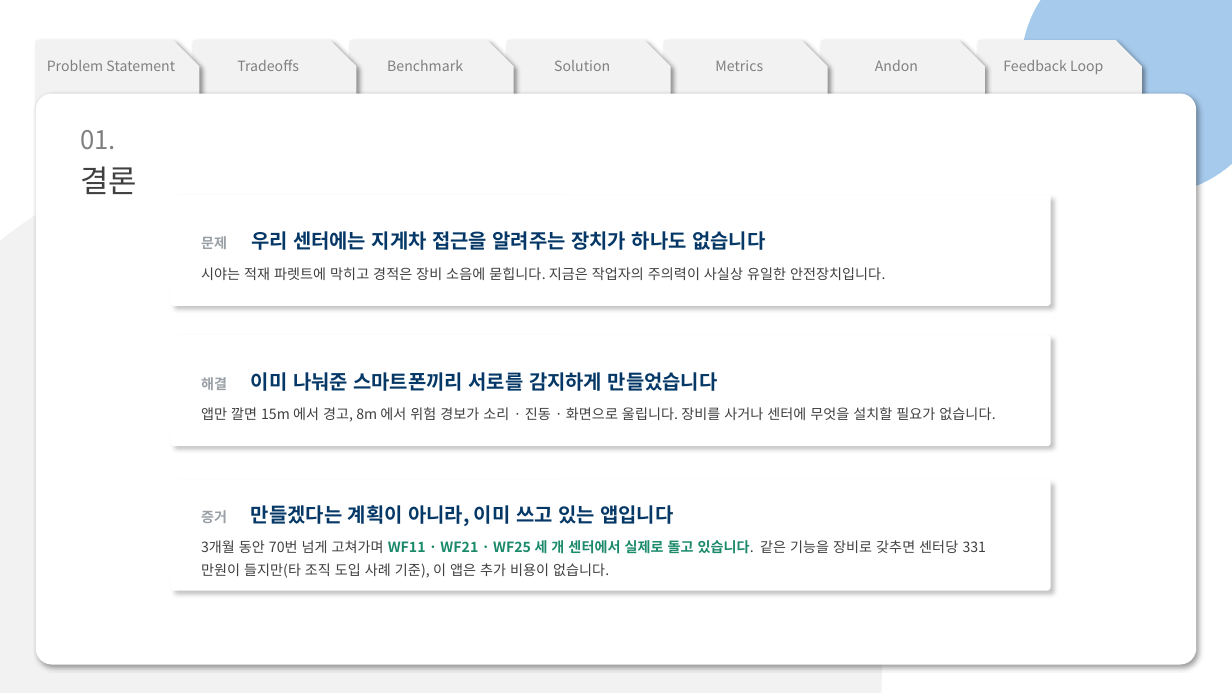
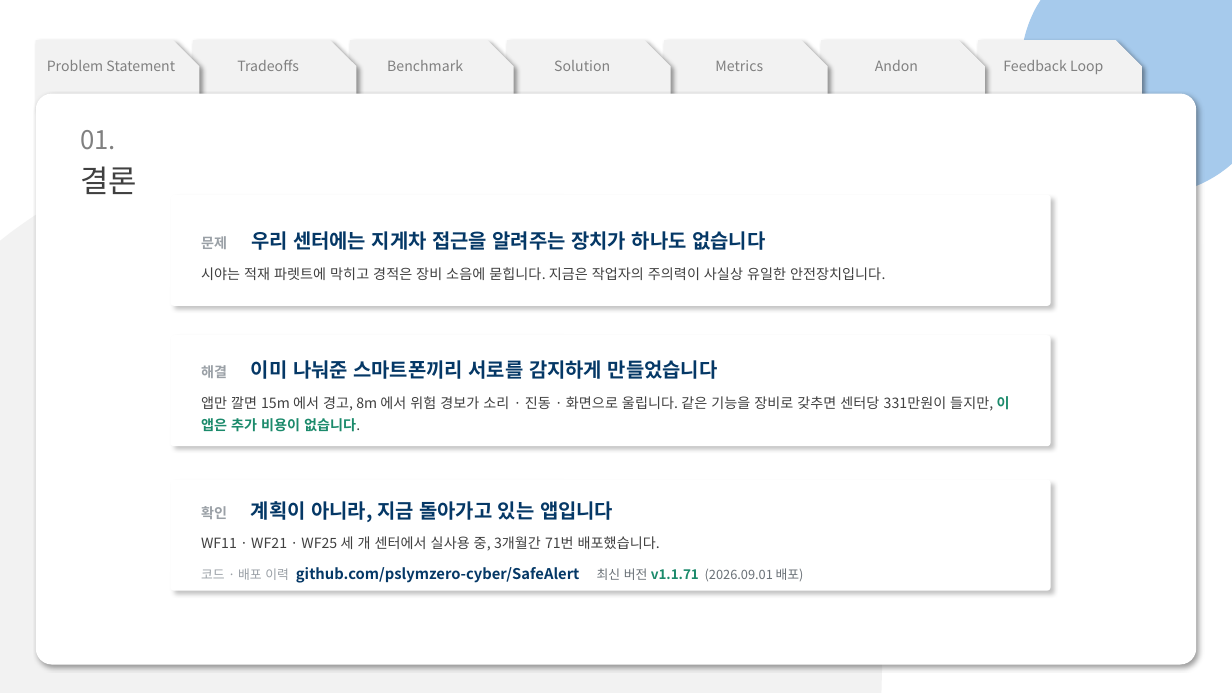
Before and after one commit to pslymzero-cyber/SafeAlert, a slide deck: slide 2 of docs/presentation/contest/SafeAlert_CouSolve_Contest.pptx. Drawn at 1232x693 pixels with LibreOffice and Linux fonts; fonts in the diff are those of the drawing. Boxes give left, top, right and bottom in pixels: in the first picture for what was removed or moved away, otherwise in the second. Text is boxed around its words. In the diff, an @@ line names an element or a change of style, - is before the commit and + after.

```diff
--- a/docs/presentation/contest/SafeAlert_CouSolve_Contest.pptx
+++ b/docs/presentation/contest/SafeAlert_CouSolve_Contest.pptx
@@ text in rounded rectangle at <box>201,396,1010,432</box>: text changed @@
-앱만 깔면 15m 에서 경고, 8m 에서 위험 경보가 소리 · 진동 · 화면으로 울립니다. 장비를 사거나 센터에 무엇을 설치할 필요가 없습니다.
+앱만 깔면 15m 에서 경고, 8m 에서 위험 경보가 소리 · 진동 · 화면으로 울립니다. 같은 기능을 장비로 갖추면 센터당 331만원이 들지만, 이 앱은 추가 비용이 없습니다.
@@ text in rounded rectangle at <box>201,501,804,583</box>: text changed; text colour #404040 to #053866; bold on @@
-증거 만들겠다는 계획이 아니라, 이미 쓰고 있는 앱입니다
-3개월 동안 70번 넘게 고쳐가며 WF11 · WF21 · WF25 세 개 센터에서 실제로 돌고 있습니다. 같은 기능을 장비로 갖추면 센터당 331만원이 들지만(타 조직 도입 사례 기준), 이 앱은 추가 비용이 없습니다.
+확인 계획이 아니라, 지금 돌아가고 있는 앱입니다
+WF11 · WF21 · WF25 세 개 센터에서 실사용 중, 3개월간 71번 배포했습니다.
+코드 · 배포 이력 github.com/pslymzero-cyber/SafeAlert 최신 버전 v1.1.71 (2026.09.01 배포)
```
Also in this commit, not shown: 3 other slides changed, 2 other files.
